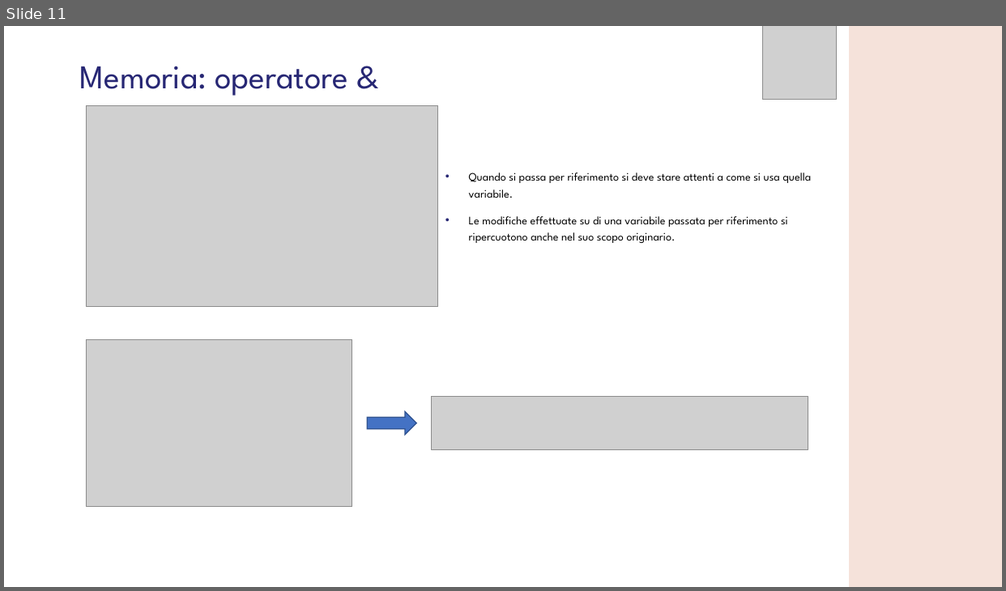
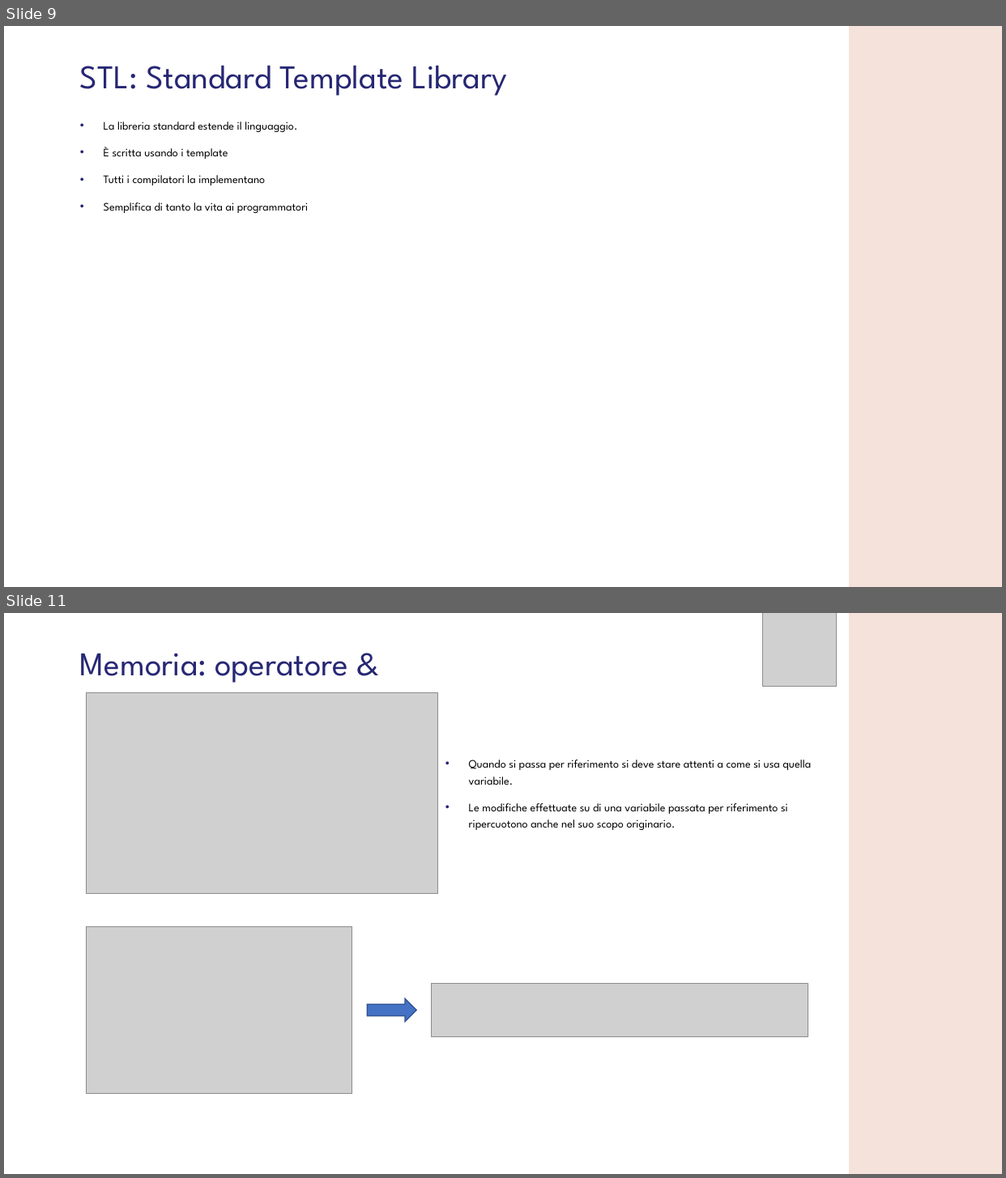
Before and after one commit to GMATZEU42/WS, a slide deck: WS04/WS_4.odp. Shown one above the other, each under a label of ours: slide 11 before the commit, slides 9 and 11 after it; the slides between them are not shown. The pictures are 1006x591 and 1006x1178 pixels, drawn with LibreOffice and Linux fonts; fonts in the diff are those of the drawing; grey boxes stand for pictures; background and template pictures are left out. Boxes give left, top, right and bottom in pixels: in the first picture for what was removed or moved away, otherwise in the second. Text is boxed around its words. In the diff, an @@ line names an element or a change of style, - is before the commit and + after.

```diff
--- a/WS04/WS_4.odp
+++ b/WS04/WS_4.odp
@@ slide 9 added at (4, 26, 1002, 587), background #FFFFFF; not listed: 1 template element that a slide beside it also shows @@
@@ title added at (80, 65, 507, 96), 32 pt, text #272774 @@
+STL: Standard Template Library
@@ text added at (104, 122, 309, 213), 11 pt, text #000000 @@
+• La libreria standard estende il linguaggio.
+• È scritta usando i template
+• Tutti i compilatori la implementano
+• Semplifica di tanto la vita ai programmatori
```
Also in this commit, not shown: 3 slides changed, 3 other slides added, 4 slides removed.
